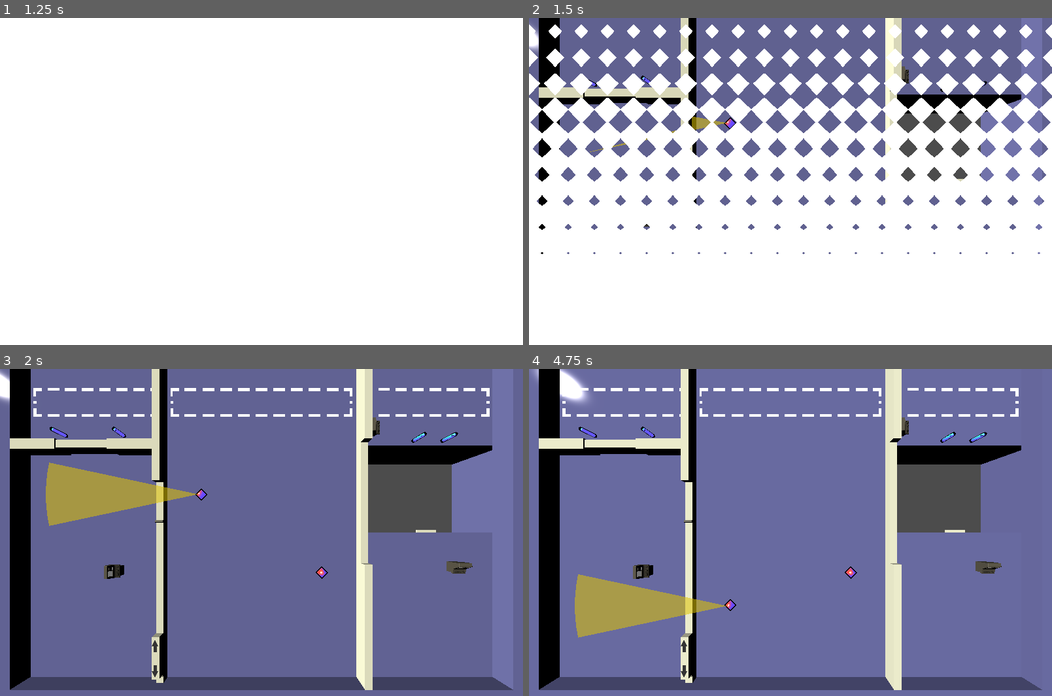
Above: before the commit, frames 1-4 (two rows, left to right).
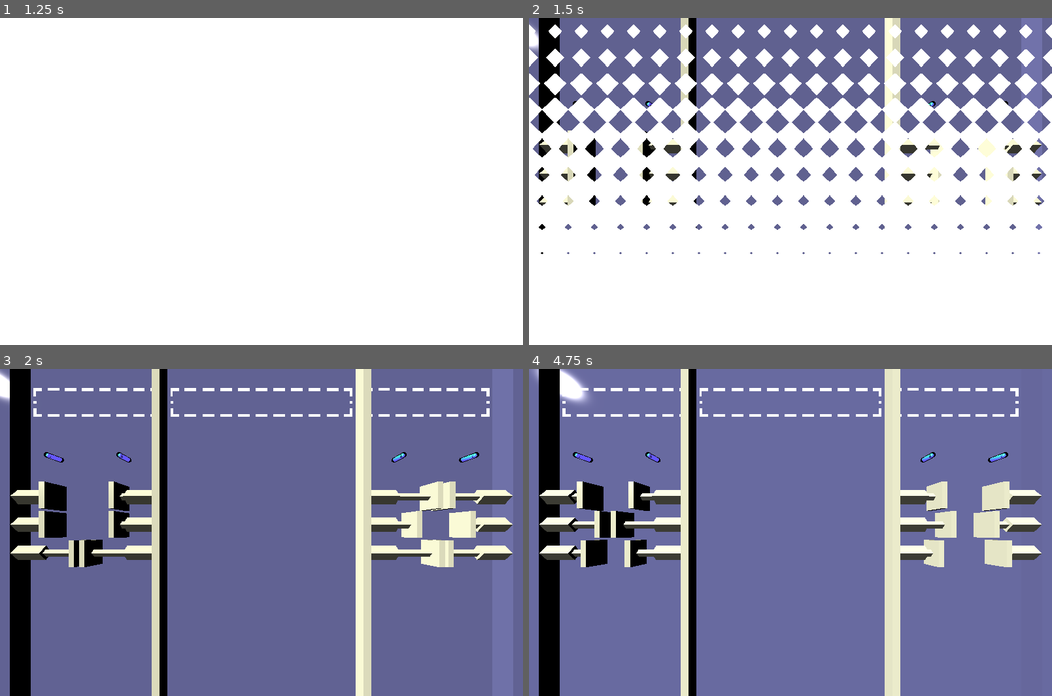
Above: after the commit, the same moments.

Repository: mattiasaksli/sigint
Game: Godot game, scene res://scenes/menus/main_menu.tscn
Two runs of this game, one before a commit and one after it. Both use one fixed random seed, a clock stepped at 60 frames per second and the inputs below.
Inputs:
- Up to frame 1 (1.25 s): click "New Game" at 0.5 s
- Up to frame 2 (1.5 s): click "New Game" at 1.25 s
- Up to frame 3 (2 s): no input
- Up to frame 4 (4.75 s): tap Enter (ui_accept) at 2, 2.27, 3.02, 4.52 s; hold Up (ui_up) 2.03-2.78 s; hold Down (ui_down) 2.78-3.53 s; hold Up (ui_up) from 3.53 s (still down)

Frame 1 is identical in both runs. In frame 2, 4.8% of the frame differs, in the area x 1-98%, y 0-65%; in frame 3, 19%; in frame 4, 20%, in the area x 1-99%, y 0-100%.

Commit message:
Fix level skip exploit, fix various smaller issues
Level 4 will no longer trigger multiple game over events in sequence.
Level 4 left side crushers are easier to avoid.
Interaction buttons show up in more logical places near terminals.

Diff:
--- a/project.godot
+++ b/project.godot
@@ -23,11 +23,6 @@
 "class": "GitAPI",
 "language": "NativeScript",
 "path": "res://git_api.gdns"
-}, {
-"base": "Reference",
-"class": "LevelLoader",
-"language": "GDScript",
-"path": "res://scripts/level_loader.gd"
 }, {
 "base": "Control",
 "class": "PauseMenu",
@@ -53,7 +48,6 @@
 "CameraGuard": "",
 "GameManager": "",
 "GitAPI": "",
-"LevelLoader": "",
 "PauseMenu": "",
 "Player": "",
 "TimeTracker": "",
@@ -74,6 +68,7 @@
 
 [debug]
 
+settings/fps/force_fps=30
 settings/stdout/print_fps=true
 gdscript/warnings/unused_class_variable=true
 gdscript/warnings/return_value_discarded=false
@@ -84,7 +79,6 @@
 window/size/width=1280
 window/size/height=800
 window/size/resizable=false
-window/vsync/use_vsync=false
 window/stretch/mode="viewport"
 window/stretch/aspect="keep"
 
@@ -130,12 +124,14 @@
 "deadzone": 0.5,
 "events": [ Object(InputEventKey,"resource_local_to_scene":false,"resource_name":"","device":0,"alt":false,"shift":false,"control":false,"meta":false,"command":false,"pressed":false,"scancode":16777232,"unicode":0,"echo":false,"script":null)
 , Object(InputEventJoypadButton,"resource_local_to_scene":false,"resource_name":"","device":-1,"button_index":12,"pressure":0.0,"pressed":false,"script":null)
+, Object(InputEventJoypadMotion,"resource_local_to_scene":false,"resource_name":"","device":-1,"axis":1,"axis_value":-1.0,"script":null)
  ]
 }
 ui_down={
 "deadzone": 0.5,
 "events": [ Object(InputEventKey,"resource_local_to_scene":false,"resource_name":"","device":0,"alt":false,"shift":false,"control":false,"meta":false,"command":false,"pressed":false,"scancode":16777234,"unicode":0,"echo":false,"script":null)
 , Object(InputEventJoypadButton,"resource_local_to_scene":false,"resource_name":"","device":-1,"button_index":13,"pressure":0.0,"pressed":false,"script":null)
+, Object(InputEventJoypadMotion,"resource_local_to_scene":false,"resource_name":"","device":-1,"axis":1,"axis_value":1.0,"script":null)
  ]
 }
 ui_pause={
--- a/scenes/levels/level1.tscn
+++ b/scenes/levels/level1.tscn
@@ -119,6 +119,7 @@
 speed = 5.0
 
 [node name="ButtonSprite3D" parent="LeftRoom/Interactables/RightBridgeInteractable" instance=ExtResource( 9 )]
+transform = Transform( 7.5, 0, 0, 0, 7.5, 0, 0, 0, 1, 1, 2, 5 )
 
 [node name="ToggleDoorObstacle" parent="LeftRoom" instance=ExtResource( 10 )]
 transform = Transform( 1, 0, 0, 0, 1, 0, 0, 0, 1, 0, 17, -1.5 )
@@ -306,10 +307,11 @@
 lower_bound = -24.0
 
 [node name="ButtonSprite3D" parent="RightRoom/Interactables/LeftWallInteractable" instance=ExtResource( 9 )]
+transform = Transform( 7.5, 0, 0, 0, 7.5, 0, 0, 0, 1, 0, 3, 5 )
 texture = ExtResource( 5 )
 
 [node name="LeftToggleDoorInteractable" parent="RightRoom/Interactables" instance=ExtResource( 3 )]
-transform = Transform( -4.37114e-08, -1, 0, 1, -4.37114e-08, 0, 0, 0, 1, -12, 21.0039, 0 )
+transform = Transform( -4.37114e-08, -1, 0, 1, -4.37114e-08, 0, 0, 0, 1, -11, 21.0039, 0 )
 script = ExtResource( 12 )
 toggle_door_obstacle_path = NodePath("../../../LeftRoom/ToggleDoorObstacle")
 duration = 1.5
--- a/scenes/levels/level2.tscn
+++ b/scenes/levels/level2.tscn
@@ -77,6 +77,7 @@
 double_doors_obstacle_path = NodePath("../../DoubleDoorsObstacle")
 
 [node name="ButtonSprite3D" parent="MiddleRoom/Interactables/LeftDoorLever" instance=ExtResource( 6 )]
+transform = Transform( 7.5, 0, 0, 0, 7.5, 0, 0, 0, 1, -1, 4, 5 )
 
 [node name="RightDoorLever" parent="MiddleRoom/Interactables" instance=ExtResource( 9 )]
 transform = Transform( 1, 0, 0, 0, 1, 0, 0, 0, 1, -14, -6.6, 0 )
@@ -85,6 +86,7 @@
 double_doors_obstacle_path = NodePath("../../DoubleDoorsObstacle")
 
 [node name="ButtonSprite3D" parent="MiddleRoom/Interactables/RightDoorLever" instance=ExtResource( 6 )]
+transform = Transform( 7.5, 0, 0, 0, 7.5, 0, 0, 0, 1, 1, 4, 5 )
 
 [node name="DoubleDoorsObstacle" parent="MiddleRoom" instance=ExtResource( 8 )]
 transform = Transform( 1, 0, 0, 0, 1, 0, 0, 0, 1, 0, 15, -1.5 )
--- a/scenes/levels/level3.tscn
+++ b/scenes/levels/level3.tscn
@@ -111,38 +111,46 @@
 transform = Transform( 0.707107, -0.707107, 0, 0.707107, 0.707107, 0, 0, 0, 1, -14, 0, 0 )
 
 [node name="ButtonSprite3D" parent="SyncDoors/Interactables/Interactable" instance=ExtResource( 6 )]
+transform = Transform( 7.5, 0, 0, 0, 7.5, 0, 0, 0, 1, 0.707107, 2.12132, 5 )
 
 [node name="Interactable2" parent="SyncDoors/Interactables" instance=ExtResource( 2 )]
 transform = Transform( 1, 0, 0, 0, 1, 0, 0, 0, 1, -27, 8, 0 )
 
 [node name="ButtonSprite3D" parent="SyncDoors/Interactables/Interactable2" instance=ExtResource( 6 )]
+transform = Transform( 7.5, 0, 0, 0, 7.5, 0, 0, 0, 1, 2, 2.5, 5 )
 
 [node name="Interactable3" parent="SyncDoors/Interactables" instance=ExtResource( 2 )]
 transform = Transform( 1, 0, 0, 0, 1, 0, 0, 0, 1, 27, 8, 0 )
 
 [node name="ButtonSprite3D" parent="SyncDoors/Interactables/Interactable3" instance=ExtResource( 6 )]
+transform = Transform( 7.5, 0, 0, 0, 7.5, 0, 0, 0, 1, -2, 2.5, 5 )
 
 [node name="Interactable4" parent="SyncDoors/Interactables" instance=ExtResource( 2 )]
 transform = Transform( 1, 0, 0, 0, 1, 0, 0, 0, 1, -7.5, 8, 0 )
 
 [node name="ButtonSprite3D" parent="SyncDoors/Interactables/Interactable4" instance=ExtResource( 6 )]
+transform = Transform( 7.5, 0, 0, 0, 7.5, 0, 0, 0, 1, 0.5, 2.5, 5 )
 
 [node name="Interactable5" parent="SyncDoors/Interactables" instance=ExtResource( 2 )]
 transform = Transform( 1, 0, 0, 0, 1, 0, 0, 0, 1, -42, 8, 0 )
 
 [node name="ButtonSprite3D" parent="SyncDoors/Interactables/Interactable5" instance=ExtResource( 6 )]
+transform = Transform( 7.5, 0, 0, 0, 7.5, 0, 0, 0, 1, 3, 2.5, 5 )
 
 [node name="Interactable6" parent="SyncDoors/Interactables" instance=ExtResource( 2 )]
 transform = Transform( 1, 0, 0, 0, 1, 0, 0, 0, 1, 42, 8, 0 )
 
 [node name="ButtonSprite3D" parent="SyncDoors/Interactables/Interactable6" instance=ExtResource( 6 )]
+transform = Transform( 7.5, 0, 0, 0, 7.5, 0, 0, 0, 1, -3, 2.5, 5 )
 
 [node name="Interactable7" parent="SyncDoors/Interactables" instance=ExtResource( 2 )]
 transform = Transform( 1, 0, 0, 0, 1, 0, 0, 0, 1, 7.5, 8, 0 )
 
 [node name="ButtonSprite3D" parent="SyncDoors/Interactables/Interactable7" instance=ExtResource( 6 )]
+transform = Transform( 7.5, 0, 0, 0, 7.5, 0, 0, 0, 1, -0.5, 2.5, 5 )
 
 [node name="Interactable8" parent="SyncDoors/Interactables" instance=ExtResource( 2 )]
 transform = Transform( 0.707107, 0.707107, 0, -0.707107, 0.707107, 0, 0, 0, 1, 14, 0, 0 )
 
 [node name="ButtonSprite3D" parent="SyncDoors/Interactables/Interactable8" instance=ExtResource( 6 )]
+transform = Transform( 7.5, 0, 0, 0, 7.5, 0, 0, 0, 1, -0.707, 2.121, 5 )
--- a/scenes/levels/level4.tscn
+++ b/scenes/levels/level4.tscn
@@ -8,6 +8,7 @@
 [ext_resource path="res://scenes/level_misc/invisible_walls_side_room.tscn" type="PackedScene" id=6]
 [ext_resource path="res://scenes/level_misc/divider_high.tscn" type="PackedScene" id=7]
 [ext_resource path="res://scenes/level_misc/invisible_walls_middle_room.tscn" type="PackedScene" id=8]
+[ext_resource path="res://meshes/yellow_post/yellow_post.tscn" type="PackedScene" id=9]
 
 [node name="Root3D" type="Spatial"]
 
@@ -42,20 +43,25 @@
 
 [node name="Floor" parent="LeftRoom" instance=ExtResource( 2 )]
 
+[node name="DecorativePost" parent="LeftRoom" instance=ExtResource( 9 )]
+transform = Transform( 4, 0, 0, 0, 4, 0, 0, 0, 2, -7, 15, 0.25 )
+
+[node name="DecorativePost2" parent="LeftRoom" instance=ExtResource( 9 )]
+transform = Transform( 4, 0, 0, 0, 4, 0, 0, 0, 2, 7, 15, 0.25 )
+
 [node name="InvisibleWalls" parent="LeftRoom" instance=ExtResource( 6 )]
 
 [node name="Obstacles" type="Spatial" parent="LeftRoom"]
 
 [node name="CrusherObstacle" parent="LeftRoom/Obstacles" instance=ExtResource( 1 )]
-transform = Transform( 1, 0, 0, 0, 1, 0, 0, 0, 1, 0, 8, 0 )
+transform = Transform( 1, 0, 0, 0, 1, 0, 0, 0, 1, 0, 7, 0 )
 extend_duration = 0.9
 retract_duration = 1.75
 starting_delay = 0.75
 before_retract_start_delay = 0.5
-before_extend_start_delay = 0.3
 
 [node name="CrusherObstacle2" parent="LeftRoom/Obstacles" instance=ExtResource( 1 )]
-transform = Transform( 1, 0, 0, 0, 1, 0, 0, 0, 1, 0, 2, 0 )
+transform = Transform( 1, 0, 0, 0, 1, 0, 0, 0, 1, 0, 1.5, 0 )
 extend_duration = 1.1
 retract_duration = 1.75
 starting_delay = 1.0
@@ -84,19 +90,25 @@
 
 [node name="Floor" parent="RightRoom" instance=ExtResource( 2 )]
 
+[node name="DecorativePost" parent="RightRoom" instance=ExtResource( 9 )]
+transform = Transform( 4, 0, 0, 0, 4, 0, 0, 0, 2, -7, 15, 0.25 )
+
+[node name="DecorativePost2" parent="RightRoom" instance=ExtResource( 9 )]
+transform = Transform( 4, 0, 0, 0, 4, 0, 0, 0, 2, 7, 15, 0.25 )
+
 [node name="InvisibleWalls" parent="RightRoom" instance=ExtResource( 6 )]
 
 [node name="Obstacles" type="Spatial" parent="RightRoom"]
 
 [node name="CrusherObstacle" parent="RightRoom/Obstacles" instance=ExtResource( 1 )]
-transform = Transform( 1, 0, 0, 0, 1, 0, 0, 0, 1, 0, 8, 0 )
+transform = Transform( 1, 0, 0, 0, 1, 0, 0, 0, 1, 0, 7, 0 )
 extend_duration = 1.0
 retract_duration = 1.7
 before_retract_start_delay = 0.9
 before_extend_start_delay = 1.0
 
 [node name="CrusherObstacle2" parent="RightRoom/Obstacles" instance=ExtResource( 1 )]
-transform = Transform( 1, 0, 0, 0, 1, 0, 0, 0, 1, 0, 2, 0 )
+transform = Transform( 1, 0, 0, 0, 1, 0, 0, 0, 1, 0, 1.5, 0 )
 extend_duration = 1.0
 retract_duration = 1.7
 starting_delay = 0.5
--- a/scenes/levels/level_globals_and_level1.tscn
+++ b/scenes/levels/level_globals_and_level1.tscn
@@ -3,7 +3,7 @@
 [ext_resource path="res://scenes/menus/pause_menu.tscn" type="PackedScene" id=1]
 [ext_resource path="res://scripts/game_manager.gd" type="Script" id=2]
 [ext_resource path="res://scripts/elapsed_time_tracker.gd" type="Script" id=3]
-[ext_resource path="res://scenes/levels/level1.tscn" type="PackedScene" id=4]
+[ext_resource path="res://scenes/levels/level4.tscn" type="PackedScene" id=4]
 
 [node name="Main" type="Node"]
 
--- a/scenes/levels/tutorial_level.tscn
+++ b/scenes/levels/tutorial_level.tscn
@@ -118,6 +118,7 @@
 toggle_door_obstacle_path = NodePath("../../ToggleDoorObstacle")
 
 [node name="ButtonSprite3D" parent="RightRoom/Interactables/ToggleDoorInteractable" instance=ExtResource( 11 )]
+transform = Transform( 7.5, 0, 0, 0, 7.5, 0, 0, 0, 1, 1, 7, 5 )
 
 [node name="ToggleDoorObstacle" parent="RightRoom" instance=ExtResource( 7 )]
 transform = Transform( -1, 0, 0, 0, 1, 0, 0, 0, 1, 0, 15, -1.5 )
--- a/scripts/crusher_obstacle.gd
+++ b/scripts/crusher_obstacle.gd
@@ -13,6 +13,7 @@
 var _state : int = EXTENDING
 var _players_in_left_piston_area : Array = []
 var _players_in_right_piston_area : Array = []
+var _is_sending_game_over_signal : bool = false
 
 onready var _left_piston : Spatial = $Left/Piston as Spatial
 onready var _right_piston : Spatial = $Right/Piston as Spatial
@@ -141,6 +142,11 @@
 
 
 func _trigger_game_over() -> void:
+	if _is_sending_game_over_signal:
+		return
+
+	_is_sending_game_over_signal = true
+
 	var players_crushed : Array = []
 	var players = $"/root/Main/Players".get_children()
 
--- a/scripts/game_manager.gd
+++ b/scripts/game_manager.gd
@@ -10,13 +10,6 @@
 signal can_pause_enabled
 signal can_pause_disabled
 
-# The current level is always at index 0
-const LEVELS_STACK : Array = [
-	"res://scenes/levels/level1.tscn",
-	"res://scenes/levels/level2.tscn",
-	"res://scenes/levels/level3.tscn",
-	"res://scenes/levels/level4.tscn"
-]
 const MAIN_MENU_PATH : String = "res://scenes/menus/main_menu.tscn"
 const PLAYER_MATERIALS : Array = [
 	preload("res://materials/player/player1.material"),
@@ -29,13 +22,17 @@
 	preload("res://materials/player/player8.material")
 ]
 
+# The current level is always at index 0
+var _levels_stack : Array = [
+	"res://scenes/levels/level1.tscn",
+	"res://scenes/levels/level2.tscn",
+	"res://scenes/levels/level3.tscn",
+	"res://scenes/levels/level4.tscn"
+]
 var _new_player_spawn_locations : Array
-
 var _controller_player_dict : Dictionary
-var _can_handle_joystick_connections : bool = true    # Is set to false while the level is changing
+var _is_switching_level : bool = false    # Is set to false while the level is changing
 var _unhandled_joystick_connections : Dictionary
-
-var _level_loader_thread : LevelLoader
 
 
 func _ready() -> void:
@@ -43,9 +40,6 @@
 
 	self.connect("can_pause_enabled", $"/root/Main/PauseMenuControl", "on_pause_enabled")
 	self.connect("can_pause_disabled", $"/root/Main/PauseMenuControl", "on_pause_disabled")
-
-	_level_loader_thread = preload("res://scripts/level_loader.gd").new()
-	_level_loader_thread.start()
 
 	_set_spawn_locations()
 
@@ -57,19 +51,15 @@
 
 
 func _process(_delta : float) -> void:
-	if not _unhandled_joystick_connections.empty() and _can_handle_joystick_connections:
+	if not _unhandled_joystick_connections.empty() and not _is_switching_level:
 		# Handles all unhandled joystick connection events and clears dictionary
 		for key in _unhandled_joystick_connections.keys():
 			on_controller_connection_changed(key, _unhandled_joystick_connections[key])
 		_unhandled_joystick_connections.clear()
 
 
-func _exit_tree() -> void:
-	_level_loader_thread.stop_thread()
-
-
 func on_controller_connection_changed(device : int, connected : bool) -> void:
-	if not _can_handle_joystick_connections:
+	if _is_switching_level:
 		_unhandled_joystick_connections[device] = connected
 		return
 
@@ -79,24 +69,18 @@
 		_remove_player(device)
 
 
-func on_start_loading_next_level() -> void:
-	if LEVELS_STACK.size() > 1:
-		_level_loader_thread.queue_level(LEVELS_STACK[1])
-
-
-func on_cancel_loading_next_level() -> void:
-	_level_loader_thread.cancel_loading_level()
-
-
 func on_go_to_next_level() -> void:
-	if LEVELS_STACK.size() == 1:
+	if _is_switching_level:
+		return
+
+	if _levels_stack.size() == 1:
 		_finish_game()
 		return
 
-	print("Going to level " + LEVELS_STACK[1])
-
-	yield(_swap_scenes(LEVELS_STACK[1]), "completed")
-	LEVELS_STACK.remove(0)
+	print("Going to level " + _levels_stack[1])
+
+	yield(_swap_scenes(_levels_stack[1]), "completed")
+	_levels_stack.remove(0)
 	_level_loaded()
 
 
@@ -115,7 +99,10 @@
 
 
 func on_restart_level(lost_game : bool = false) -> void:
-	yield(_swap_scenes(LEVELS_STACK[0], lost_game), "completed")
+	if _is_switching_level:
+		return
+
+	yield(_swap_scenes(_levels_stack[0], lost_game), "completed")
 	_level_loaded(lost_game)
 
 
@@ -145,7 +132,7 @@
 
 
 func _swap_scenes(level_path : String, lost_game : bool = false) -> void:
-	_can_handle_joystick_connections = false
+	_is_switching_level = true
 
 	yield(ScreenTransition.fade_out(lost_game), "completed")
 
@@ -155,12 +142,12 @@
 	old_scene.call_deferred("free")
 
 	# Add newly loaded Root3D node
-	var next_scene : Spatial = _level_loader_thread.get_level(level_path).instance()
+	var next_scene : Spatial = load(level_path).instance()
 	$"/root/Main".add_child(next_scene)
 
 
 func _level_loaded(lost_game : bool = false) -> void:
-	_can_handle_joystick_connections = true
+	_is_switching_level = false
 
 	emit_signal("show_player")
 
@@ -211,8 +198,6 @@
 
 
 func _finish_game() -> void:
-	_level_loader_thread.queue_level(MAIN_MENU_PATH)
-
 	var elapsed_time : float = ($"/root/Main/ElapsedTimeTracker" as TimeTracker).get_elapsed_time_and_stop_tracking()
 	var formatted_elapsed_time : String = _get_formatted_elapsed_time(elapsed_time)
 
--- a/scripts/level_loader.gd
+++ /dev/null
@@ -1,162 +0,0 @@
-class_name LevelLoader
-
-var _can_thread_run : bool = true
-var _path : String
-var _thread : Thread
-var _mutex : Mutex
-var _semaphore : Semaphore
-var _interactive_loader : ResourceInteractiveLoader = null   # Level is loading when _interactive_loader is not null
-var _levels : Dictionary = {}
-
-# Description variable is there to replace comments
-func _lock(_description) -> void:
-	_mutex.lock()
-
-
-func _unlock(_description) -> void:
-	_mutex.unlock()
-
-
-func _post(_description) -> void:
-	if _semaphore.post() == ERR_BUSY:
-		printerr("Error lowering semaphore!")
-
-
-func _wait(_description) -> void:
-	if _semaphore.wait() == ERR_BUSY:
-		printerr("Error waiting for semaphore!")
-
-
-func queue_level(path : String) -> void:
-	_lock("queue_levels")
-
-	if _levels.has(path):
-		# The level is already loaded
-		_unlock("queue_levels")
-		return
-	elif ResourceLoader.has_cached(path):
-		# Resource loader has the level cached
-		var packed_scene : PackedScene = ResourceLoader.load(path) as PackedScene
-		_levels[path] = packed_scene
-		_unlock("queue_levels")
-		return
-	else:
-		# Starts loading the level from disk
-		_interactive_loader = ResourceLoader.load_interactive(path)
-		_path = path
-		_post("queue_levels") # Allow thread process to continue
-		_unlock("queue_levels")
-
-		return
-
-
-func cancel_loading_level() -> void:
-	_lock("cancel_loading_levels")
-
-	# Check if level is currently being loaded
-	if _interactive_loader != null:
-		_interactive_loader = null
-
-	_unlock("cancel_loading_levels")
-
-
-func get_progress(path : String) -> float:
-	_lock("get_progress")
-	var percentage : float = -1.0
-
-	# Check if level is currently being loaded
-	if _interactive_loader != null:
-		if not _levels.has(path):
-			# Level has not been loaded
-			percentage = float(_interactive_loader.get_stage()) / float(_interactive_loader.get_stage_count())
-		else:
-			# Level is loaded
-			percentage = 1.0
-
-	_unlock("get_progress")
-	return percentage
-
-
-func is_ready(path : String) -> bool:
-	var status : bool
-	_lock("is_ready")
-
-	status = _levels.has(path)
-
-	_unlock("is_ready")
-	return status
-
-
-func _wait_for_level() -> void:
-	_unlock("wait_for_levels")
-	while true:
-		VisualServer.sync()
-		OS.delay_usec(16666) # Wait approximately 1 frame.
-		_lock("wait_for_levels")
-
-		var status : int = _interactive_loader.poll()
-		if status == ERR_FILE_EOF || status != OK:
-			# Level has loaded
-			return
-
-		_unlock("wait_for_levels")
-
-
-func get_level(path : String) -> PackedScene:
-	_lock("get_levels")
-
-	if _interactive_loader != null:
-		if not _levels.has(path):
-			# Level is currently loading, wait until it has loaded
-			_wait_for_level()
-			var packed_scene : PackedScene = _interactive_loader.get_resource() as PackedScene
-
-			_unlock("return")
-			return packed_scene
-		else:
-			# Level is loaded, returning level
-			_unlock("return")
-			return _levels[path]
-	else:
-		# Not currently loading level, loads the level normally
-		_unlock("return")
-		return ResourceLoader.load(path) as PackedScene
-
-
-func _thread_process() -> void:
-	_wait("thread_process")
-	_lock("process")
-
-	while _interactive_loader != null:
-		_unlock("process_poll")
-
-		var status : int = _interactive_loader.poll()
-
-		_lock("process_check_if_loaded")
-		if status == ERR_FILE_EOF || status != OK:
-			# Level is loaded
-			_levels[_path] = _interactive_loader.get_resource()
-			_interactive_loader = null
-			_path = ""
-
-	_unlock("process")
-
-
-func _thread_loop(_u) -> void:
-	while _can_thread_run:
-		_thread_process()
-
-	_thread.wait_to_finish()
-
-
-func start() -> void:
-	_mutex = Mutex.new()
-	_semaphore = Semaphore.new()
-	_thread = Thread.new()
-
-	if _thread.start(self, "_thread_loop", 0) == ERR_CANT_CREATE:
-		printerr("Failed creating resource loader thread!")
-
-
-func stop_thread() -> void:
-	_can_thread_run = false
--- a/scripts/tutorial/tutorial_script.gd
+++ b/scripts/tutorial/tutorial_script.gd
@@ -14,7 +14,7 @@
 
 	Press [img=32]res://ui/icons/a_button.png[/img] to continue.[/center]""",
 
-	"""[center]You have [color=#ff0000]60 seconds[/color] to complete each level. You can keep track of this by looking at the sun's direction and color. If you take longer than 60 seconds to complete a level, that level will be restarted.
+	"""[center]You have [color=#ff0000]60 seconds[/color] to complete each level (does not apply to the tutorial). You can keep track of this by looking at the sun's direction and color. If you take longer than 60 seconds to complete a level, that level will be restarted.
 
 	Press [img=32]res://ui/icons/a_button.png[/img] to continue.[/center]""",
 
@@ -58,7 +58,7 @@
 
 	_tutorial_content.bbcode_text = """[center]Oh no! You got caught!
 
-	Thankfully nothing happened since this is a tutorial, but in an actual level you would be forced to restart.
+	Luckily nothing happened since this is a tutorial, but in an actual level you would be forced to restart.
 
 	Keep moving to the goal area.[/center]"""
 
--- a/scripts/tutorial/tutorial_win_area.gd
+++ b/scripts/tutorial/tutorial_win_area.gd
@@ -26,7 +26,7 @@
 
 
 func on_progress_bar_full() -> void:
-	_game_manager._can_handle_joystick_connections = false
+	_game_manager._is_switching_level = true
 
 	emit_signal("end_tutorial")
 
--- a/scripts/win_area.gd
+++ b/scripts/win_area.gd
@@ -2,8 +2,6 @@
 
 extends Area
 
-signal start_loading_level
-signal cancel_loading_level
 signal go_to_next_level
 
 var _players_in_win_area : Dictionary
@@ -21,8 +19,6 @@
 
 	_game_manager.connect("add_player", self, "new_player_spawned")
 	_game_manager.connect("remove_player", self, "player_despawned")
-	self.connect("start_loading_level", _game_manager, "on_start_loading_next_level")
-	self.connect("cancel_loading_level", _game_manager, "on_cancel_loading_next_level")
 	self.connect("go_to_next_level", _game_manager, "on_go_to_next_level")
 
 
@@ -90,7 +86,6 @@
 
 
 func _start_loading_next_level() -> void:
-	emit_signal("start_loading_level")
 	_timer.start()
 
 	if _is_tween_paused:
@@ -105,7 +100,6 @@
 
 
 func _cancel_loading_next_level() -> void:
-	emit_signal("cancel_loading_level")
 	_timer.stop()
 
 	# Stop interpolating the progress bar
Not shown: 1 places in scenes/levels/level4.tscn that only renumber resources
